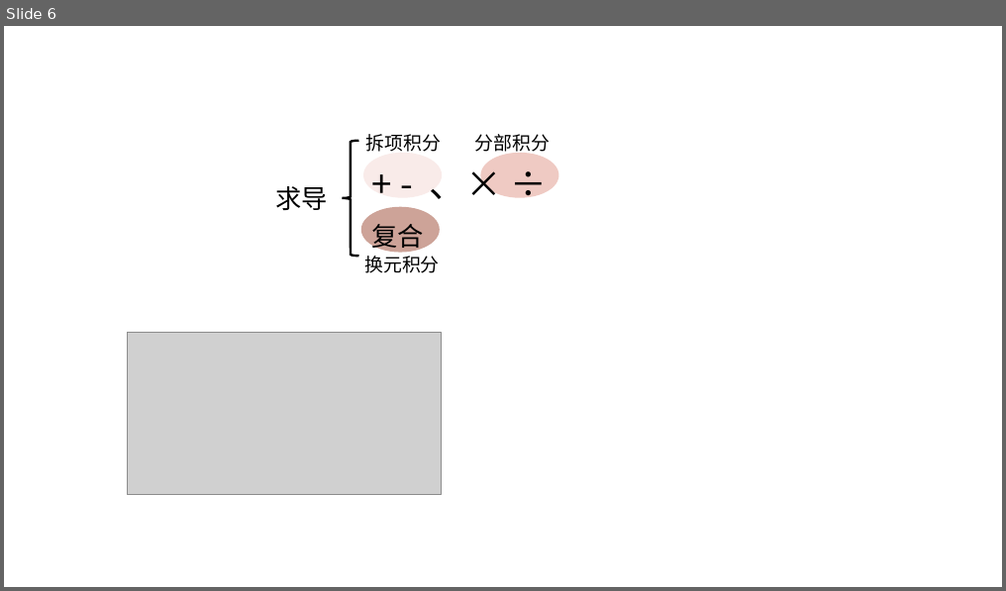
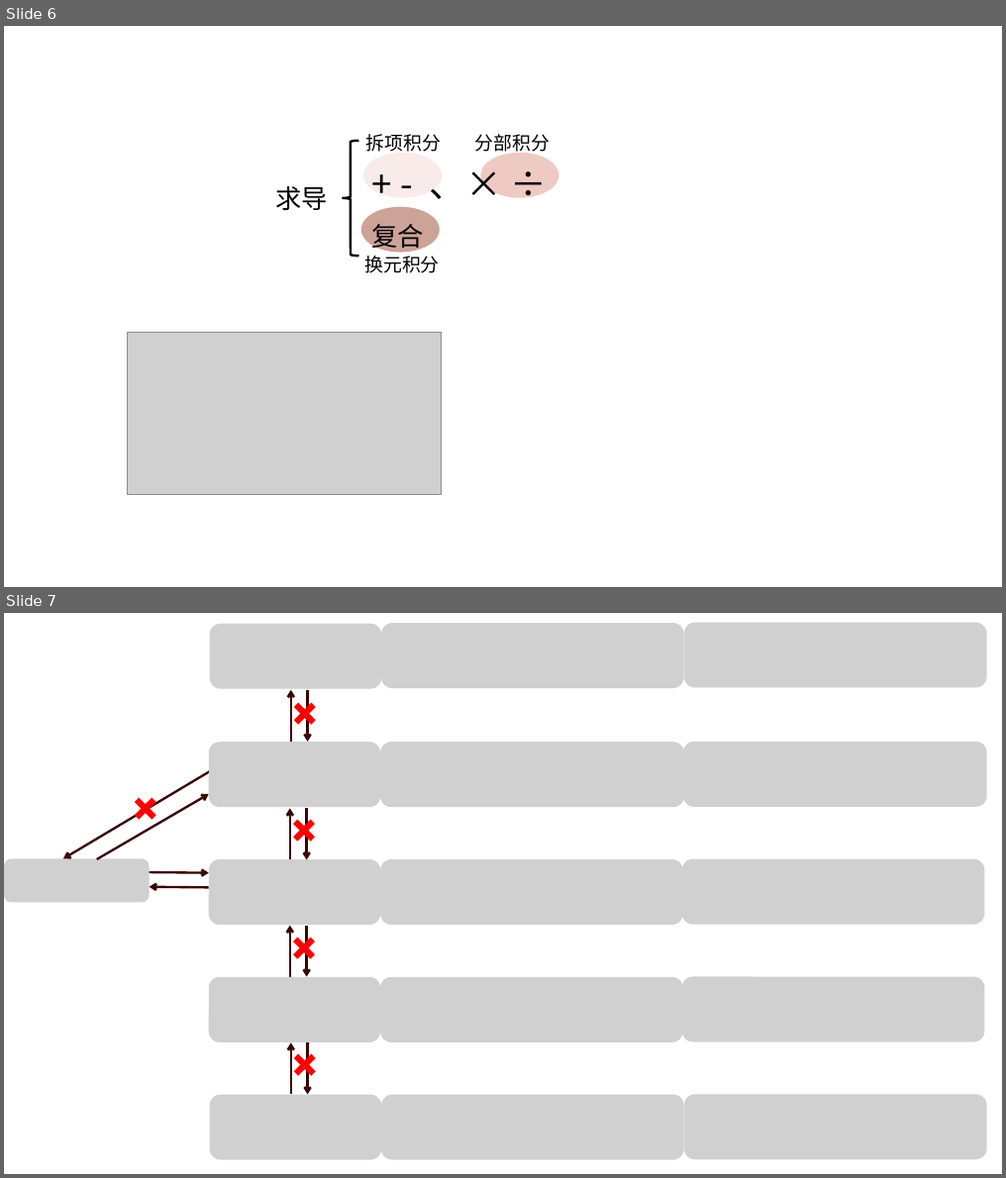
Before and after one commit to LolitaSian/LolitaSian.github.io, a slide deck: img/pic.pptx. Shown one above the other, each under a label of ours: slide 6 before the commit, slides 6 and 7 after it. The pictures are 1006x591 and 1006x1178 pixels, drawn with LibreOffice and Linux fonts; fonts in the diff are those of the drawing; grey boxes stand for pictures. Boxes give left, top, right and bottom in pixels: in the first picture for what was removed or moved away, otherwise in the second. Text is boxed around its words. In the diff, an @@ line names an element or a change of style, - is before the commit and + after.

```diff
--- a/img/pic.pptx
+++ b/img/pic.pptx
@@ slide 7 added at (x1=4, y1=613, x2=1002, y2=1174), background #FFFFFF @@
@@ picture added at (x1=210, y1=624, x2=381, y2=688) @@
@@ picture added at (x1=381, y1=623, x2=684, y2=688) @@
@@ picture added at (x1=684, y1=623, x2=987, y2=688) @@
@@ text added at (x1=282, y1=676, x2=334, y2=747), 50 pt, text #FF0000, bold @@
+×
@@ arrow added from (291, 742) to (291, 690), #390606 2.25 pt @@
@@ arrow added from (308, 690) to (308, 742), #390606 2.25 pt @@
@@ picture added at (x1=208, y1=742, x2=380, y2=807) @@
@@ picture added at (x1=380, y1=742, x2=684, y2=807) @@
@@ picture added at (x1=683, y1=742, x2=987, y2=807) @@
@@ arrow added from (223, 763) to (63, 859), #390606 2.25 pt @@
@@ text added at (x1=122, y1=771, x2=174, y2=842), 50 pt, text #FF0000, bold @@
+×
@@ arrow added from (97, 860) to (208, 794), #390606 2.25 pt @@
@@ text added at (x1=281, y1=794, x2=333, y2=864), 50 pt, text #FF0000, bold @@
+×
@@ arrow added from (290, 861) to (290, 808), #390606 2.25 pt @@
@@ arrow added from (307, 808) to (307, 861), #390606 2.25 pt @@
@@ picture added at (x1=4, y1=860, x2=150, y2=903) @@
@@ arrow added from (150, 872) to (208, 872), #390606 2.25 pt @@
@@ picture added at (x1=208, y1=860, x2=380, y2=925) @@
@@ picture added at (x1=380, y1=860, x2=683, y2=925) @@
@@ picture added at (x1=682, y1=860, x2=985, y2=925) @@
@@ arrow added from (208, 888) to (150, 887), #390606 2.25 pt @@
@@ text added at (x1=281, y1=912, x2=333, y2=982), 50 pt, text #FF0000, bold @@
+×
@@ arrow added from (290, 977) to (290, 925), #390606 2.25 pt @@
@@ arrow added from (307, 925) to (307, 977), #390606 2.25 pt @@
@@ picture added at (x1=208, y1=977, x2=380, y2=1043) @@
@@ picture added at (x1=380, y1=977, x2=683, y2=1043) @@
@@ picture added at (x1=682, y1=977, x2=985, y2=1042) @@
@@ text added at (x1=282, y1=1029, x2=334, y2=1099), 50 pt, text #FF0000, bold @@
+×
@@ arrow added from (291, 1094) to (291, 1044), #390606 2.25 pt @@
@@ arrow added from (308, 1044) to (308, 1094), #390606 2.25 pt @@
@@ picture added at (x1=210, y1=1095, x2=381, y2=1160) @@
@@ picture added at (x1=381, y1=1095, x2=684, y2=1160) @@
@@ picture added at (x1=684, y1=1094, x2=987, y2=1159) @@
```
Also in this commit, not shown: 18 other files.
